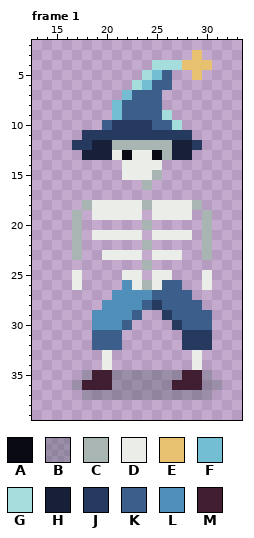
A pixel-art file gets an edit: assets/sprites/aseprite/skeleton.aseprite. Above: the version before the commit.
48x48 pixels, 1 frame. Shown: frame 1: x 13..33, y 2..39. The commit also changed other frames, which this record leaves out.
Visible layers, top first: "hat", "Layer 1".
Palette (. is transparent): A #090a14  B #394a504b  C #a8b5b2  D #ebede9  E #e8c170  F #73bed3  G #a4dddb  H #172038  J #253a5e  K #3c5e8b  L #4f8fba  M #411d31
Pixels before, frame 1, first column x 17:
 3 ............E..
 4 ........GGGEEE.
 5 .......GFK..E..
 6 ......GFKK.....
 7 .....FKKK......
 8 ....FKKKK......
 9 ....FKKKKG.....
10 ...KJJJJKKG....
11 .JJJJJJJJJJJ...
12 JJHHCCCCCCHHJ..
13 .HHHDADDACHH...
14 .....DDDD......
15 .....DDDC......
16 .......C.......
17 ...............
18 .CDDDDDCDDDDC..
19 C.DDDDD.DDDD.C.
20 C......C.....C.
21 C.DDDDD.DDDD.C.
22 C......C.....C.
23 C..DDDD.DDD..C.
24 .......C.......
25 D....DD.DD...D.
26 D....LDCDKK..D.
27 ....LLLLKKKK...
28 ...LLLLKJKKKK..
29 ..LLLLK..JKKKK.
30 ..LLLK....JKKK.
31 ..KKK......JJJ.
32 ..KKK......JJJ.
33 ...D........D..
34 ...D........D..
35 .BMMBBBBBBBMMB.
36 BMMMBBBBBBMMMBB
37 .BBBBBBBBBBBBB.
After:
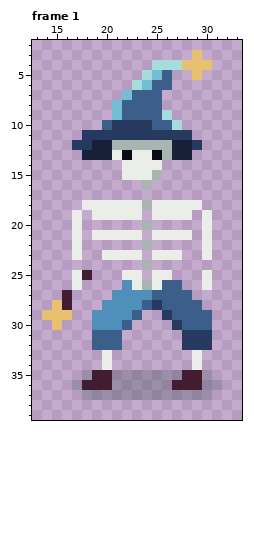
The commit says: skeleton walk & attack animations
Diff:
Frame 1, layer "Layer 1":
Colour C becomes colour D in row 18 at x 18 and 29; in rows 19 to 23 at x 17 and 30.
The author put colour E in row 28 at x 15; in row 29 at x 14 to 16; in row 30 at x 15.
The author put colour M in row 25 at x 18; in rows 27 to 28 at x 16.
Pixel boxes of the changes (left, top, right, bottom) in both pictures:
changed: (42, 200, 92, 330)
changed: (192, 200, 212, 260)
